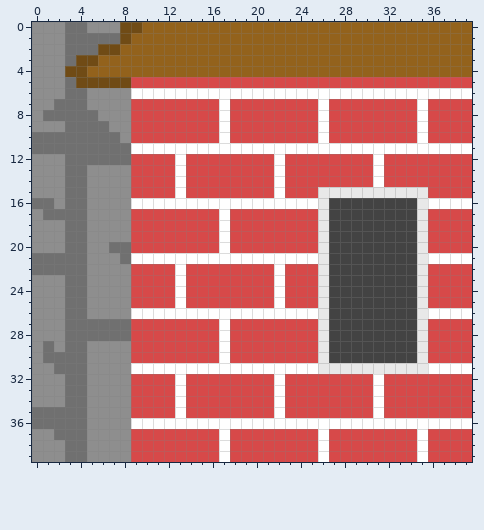
Pixel-art sprite -- Images/house4.png. Above: the version before the commit.
The file is 40x40 pixels.
After:
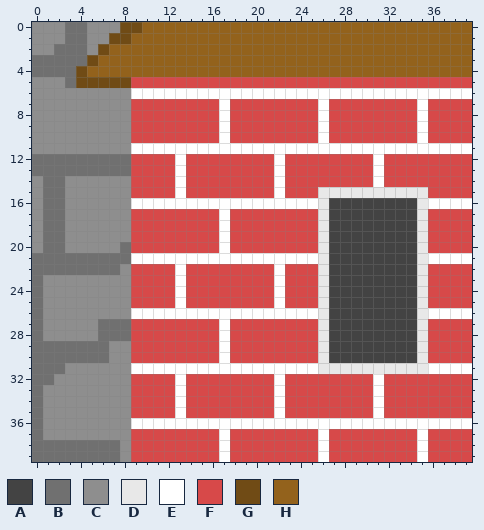
Palette (. is transparent): A #434343  B #707070  C #8e8e8e  D #e8e8e8  E #ffffff  F #d74949  G #704b15  H #93621c
The exact change:
The edit turns colour C into colour B in row 2 at x 2; in rows 3 to 4 at x 0 to 2; in row 12 at x 0 to 2; in row 13 at x 0 to 2 and 5 to 8; in rows 14 to 15 at x 1 to 2; in row 16 at x 2.
The edit turns colour C into colour B in rows 18 to 20 at x 1 to 2; in rows 21 to 22 at x 5 to 7; in rows 23 to 28 at x 0; in row 29 at x 0, 2 and 5 to 6; in row 30 at x 0 and 5 to 6; in rows 31 to 32 at x 0 to 1.
The edit turns colour C into colour B in rows 33 to 34 at x 0; in row 37 at x 0; in rows 38 to 39 at x 0 to 2 and 5 to 7.
The edit turns colour G into colour B in row 3 at x 4; in row 4 at x 3.
The edit turns colour B into colour C in row 1 at x 5 to 6; in row 2 at x 5; in row 6 at x 3 to 4; in row 7 at x 2 to 4; in row 8 at x 1 to 5; in row 9 at x 3 to 6.
The edit turns colour B into colour C in row 10 at x 0 to 7; in row 11 at x 0 to 8; in rows 14 to 15 at x 3 to 4; in row 16 at x 0 and 3 to 4; in rows 17 to 19 at x 3 to 4; in row 20 at x 3 to 4 and 7.
The edit turns colour B into colour C in rows 23 to 26 at x 3 to 4; in rows 27 to 28 at x 3 to 5; in rows 31 to 34 at x 3 to 4; in rows 35 to 36 at x 1 to 4; in row 37 at x 2 to 4.
The edit turns colour B into colour G in row 1 at x 7.
The edit turns colour G into colour H in row 2 at x 7.
Pixel boxes of the changes (left, top, right, bottom) in both pictures:
changed: (32, 33, 131, 462)
